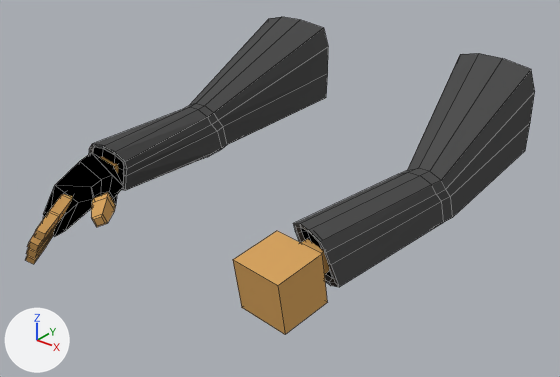
Two versions of the Blender file Assets/weapons/in-progress/betterSciFiArms 1.blend, one commit apart.
Camera for both pictures: a 50 mm camera at (33.9, -50.4, 18.3) aimed at (1.5, -9.9, -6.8). Arrows for +X, +Y and +Z are at lower left; the lights stay in place. Mesh edges are drawn as thin lines.

Script lines for the objects in view, before the commit:
```python
me_cube_001 = bpy.data.meshes.new('Cube.001')
me_cube_001.from_pydata(...)  # 311 vertices, 280 faces; spans x -13.5..13.5, y -26.1..7.0, z -9.9..1.3
# faces by material slot: [120, 108, 52]
me_cube_001.materials.append(mat_robe)  # dark grey #525252
me_cube_001.materials.append(mat_skin)  # orange #d5a360
me_cube_001.materials.append(mat_hood)  # black #000000
ob_cube_001 = bpy.data.objects.new('Cube.001', me_cube_001)
ob_cube_001.location = (0.0, 0.0, 0.0)
```
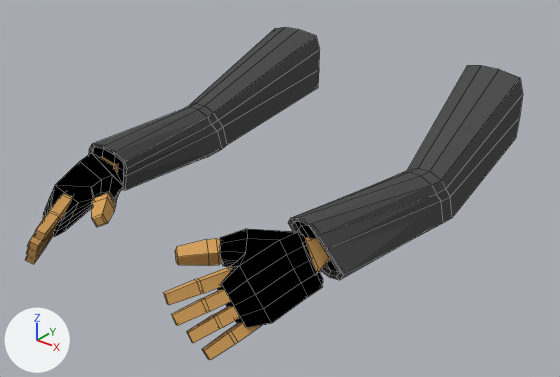
Pixel boxes (x1, y1, x2, y2) of what changed, in the pictures (560 x 377 px; the box of a moved part takes in the faces that stretch with it):
'Cube.001', reshaped
    before: (25, 17, 535, 334)
    after: (25, 27, 523, 360)
part 1 of me_cube_001, added
    after: (175, 238, 222, 266)
part 2 of me_cube_001, added
    after: (163, 267, 232, 305)
part 3 of me_cube_001, added
    after: (171, 290, 230, 326)
part 4 of me_cube_001, added
    after: (186, 306, 240, 343)
part 5 of me_cube_001, added
    after: (202, 323, 262, 360)
part 6 of me_cube_001, rebuilt (11% wider)
    before: (233, 231, 328, 334)
    after: (217, 229, 323, 328)
part 7 of me_cube_001, rebuilt
    before: (301, 239, 330, 274)
    after: (305, 237, 330, 273)
part 8 of me_cube_001, moved or reshaped
    before: (293, 172, 443, 287)
    after: (288, 172, 443, 280)
part 9 of me_cube_001, added
    after: (43, 188, 119, 237)
part 10 of me_cube_001, moved or reshaped
    before: (190, 17, 328, 145)
    after: (190, 27, 320, 145)
part 11 of me_cube_001, moved or reshaped
    before: (407, 53, 535, 218)
    after: (408, 65, 523, 218)

Edits to the bpy script that builds the scene:
```text
Change me_cube_001:
    used by ob_cube_001; location = (0.0, 0.0, 0.0)
    remove me_cube_001.from_pydata(...)  # 311 vertices, 280 faces; spans x -13.5..13.5, y -26.1..7.0, z -9.9..1.3
    add me_cube_001.from_pydata(...)  # 522 vertices, 482 faces; spans x -12.6..12.6, y -26.1..6.8, z -9.9..0.3
    me_cube_001 part 1: the loose piece of 20 vertices spanning x -6.1..-3.3, y -22.9..-19.9, z -6.6..-5.1 is copied, and the copy is mirrored in x about the mesh origin; it spans x 3.3..6.1, y -22.9..-19.9, z -6.6..-5.1
    me_cube_001 part 2: the loose piece of 20 vertices spanning x -8.4..-5.5, y -25.9..-21.1, z -6.8..-5.3 is copied, and the copy is mirrored in x about the mesh origin; it spans x 5.5..8.4, y -25.9..-21.1, z -6.8..-5.3
    me_cube_001 part 3: the loose piece of 20 vertices spanning x -9.0..-6.2, y -26.1..-21.2, z -7.9..-6.0 is copied, and the copy is mirrored in x about the mesh origin; it spans x 6.2..9.0, y -26.1..-21.2, z -7.9..-6.0
    me_cube_001 part 4: the loose piece of 20 vertices spanning x -9.6..-7.0, y -25.7..-21.0, z -8.8..-6.7 is copied, and the copy is mirrored in x about the mesh origin; it spans x 7.0..9.6, y -25.7..-21.0, z -8.8..-6.7
    me_cube_001 part 5: the loose piece of 20 vertices spanning x -10.3..-7.9, y -25.4..-20.6, z -9.9..-7.4 is copied, and the copy is mirrored in x about the mesh origin; it spans x 7.9..10.3, y -25.4..-20.6, z -9.9..-7.4
    me_cube_001 part 6: the loose piece of 8 vertices spanning x 7.1..11.4, y -21.8..-17.2, z -9.2..-4.8 is rebuilt with 77 vertices and now spans x 5.0..11.2, y -23.2..-17.1, z -9.0..-4.1, in mat_hood (black #000000)
    me_cube_001 part 7: the loose piece of 8 vertices spanning x 8.6..10.7, y -18.2..-14.0, z -7.6..-5.2 is rebuilt with 8 vertices and now spans x 8.4..10.8, y -18.2..-14.1, z -7.3..-4.8
    me_cube_001 part 8: 39 vertices moved from x 8.0..11.5, y -17.8..-15.6, z -8.5..-4.1 to x 7.6..12.0, y -17.8..-15.7, z -8.1..-3.6
    me_cube_001 part 9: 42 vertices added at x -10.8..-5.0, y -23.2..-17.2, z -8.2..-4.9
    me_cube_001 part 10: 12 vertices moved from x -13.5..-6.4, y 5.8..7.0, z -6.8..1.3 to x -12.6..-7.2, y 5.9..6.8, z -5.7..0.3
    me_cube_001 part 11: 12 vertices moved from x 6.4..13.5, y 5.8..7.0, z -6.8..1.3 to x 7.2..12.6, y 5.9..6.8, z -5.7..0.3
```
